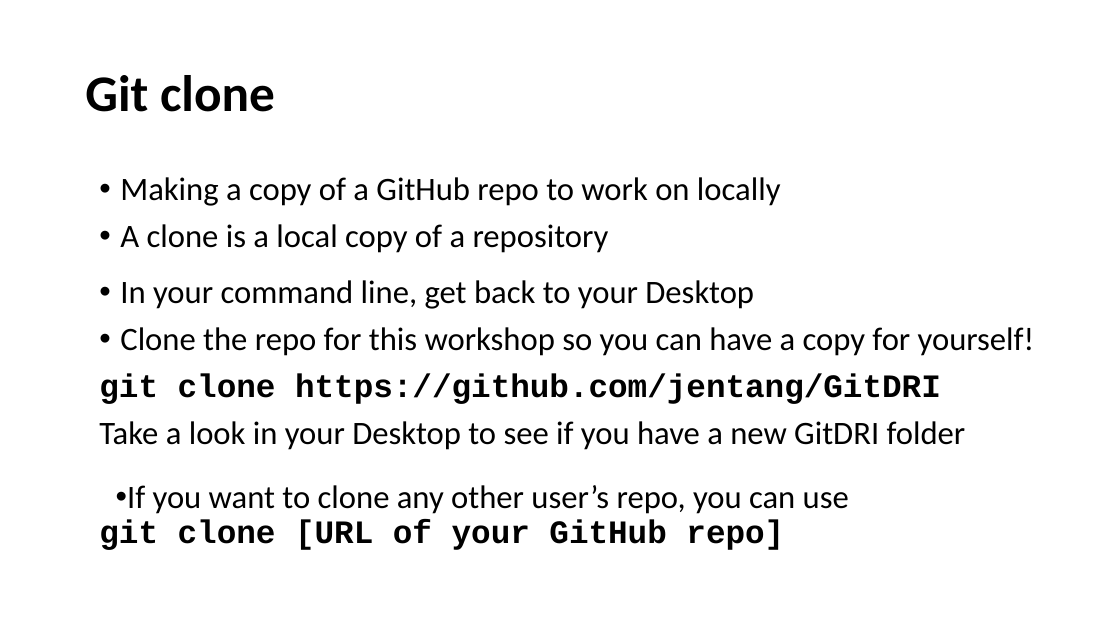
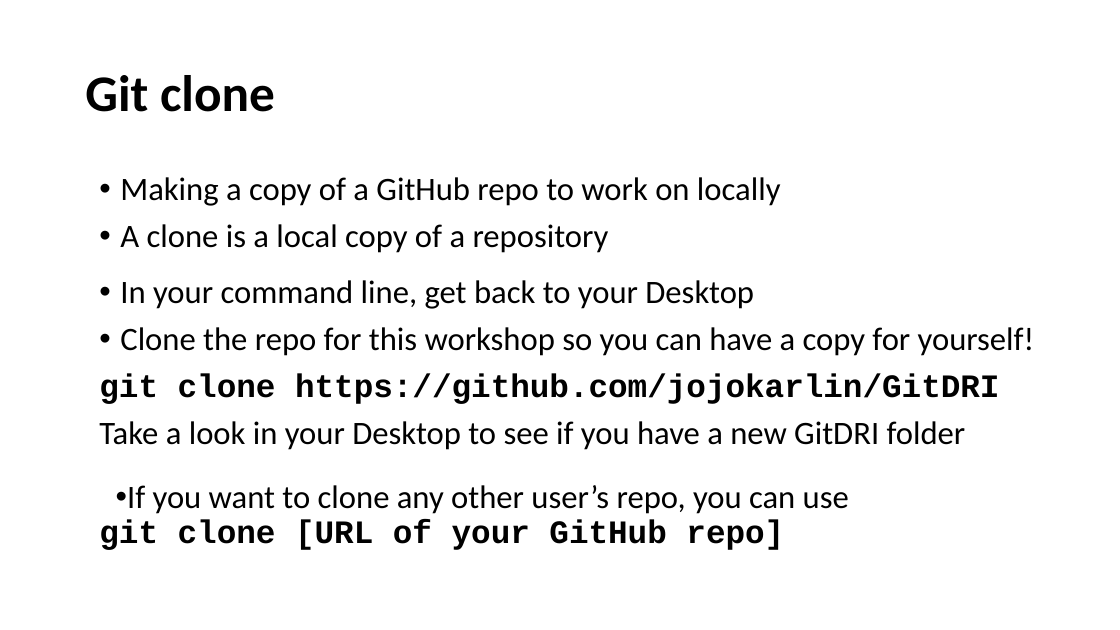
Before and after one commit to jojokarlin/Git_DRI_Jan_2017, a slide deck: slide 26 of GitPres.pptx. Drawn at 1120x630 pixels with LibreOffice and Linux fonts; fonts in the diff are those of the drawing. Boxes give left, top, right and bottom in pixels: in the first picture for what was removed or moved away, otherwise in the second. Text is boxed around its words. In the diff, an @@ line names an element or a change of style, - is before the commit and + after.

```diff
--- a/GitPres.pptx
+++ b/GitPres.pptx
@@ text at <box>99,373,1000,404</box>: text changed @@
-git clone https://github.com/jentang/GitDRI
+git clone https://github.com/jojokarlin/GitDRI
```
Also in this commit, not shown: 11 other slides changed, 1 other file.
